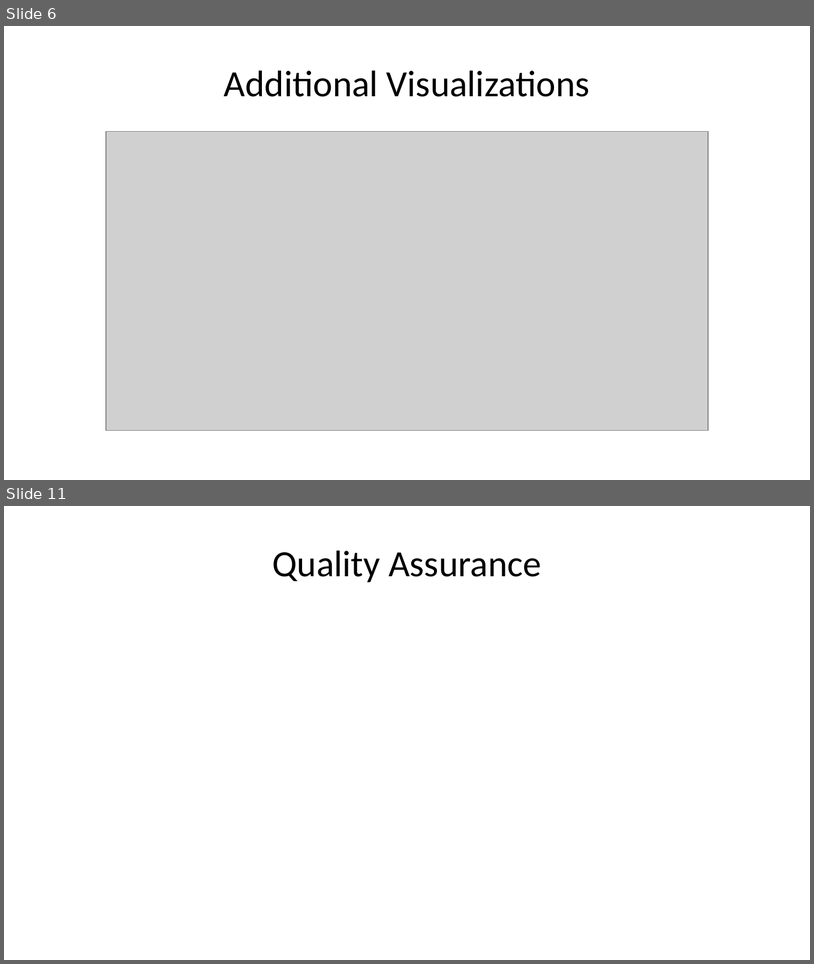
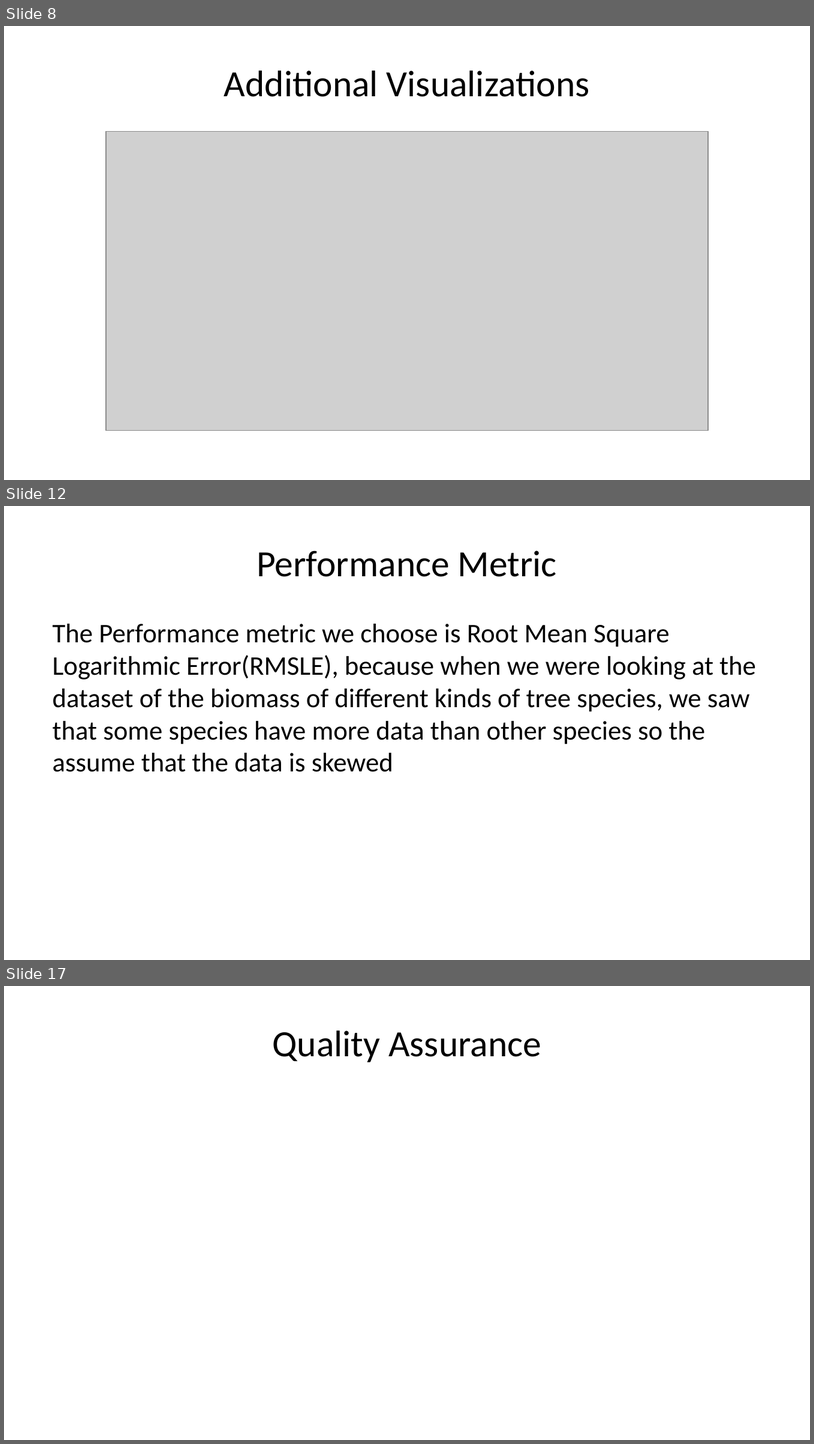
Before and after one commit to deancallahan25/Redwood-Analytics-Portfolio, a slide deck: Project-3/presentation.pptx. Shown one above the other, each under a label of ours: slides 6 and 11 before the commit, slides 8, 12 and 17 after it; the slides between them are not shown. The pictures are 814x964 and 814x1444 pixels, drawn with LibreOffice and Linux fonts; fonts in the diff are those of the drawing; grey boxes stand for pictures. Boxes give left, top, right and bottom in pixels: in the first picture for what was removed or moved away, otherwise in the second. Text is boxed around its words. In the diff, an @@ line names an element or a change of style, - is before the commit and + after.

```diff
--- a/Project-3/presentation.pptx
+++ b/Project-3/presentation.pptx
@@ slide 12 added at <box>4,506,810,960</box>, background #FFFFFF @@
@@ title added at <box>257,550,557,577</box>, 33 pt, text #000000 @@
+Performance Metric
@@ text added at <box>53,624,756,772</box>, 24 pt, text #000000 @@
+The Performance metric we choose is Root Mean Square Logarithmic Error(RMSLE), because when we were looking at the dataset of the biomass of different kinds of tree species, we saw that some species have more data than other species so the assume that the data is skewed
@@ what was slide 6 is now slide 8 @@
@@ what was slide 11 is now slide 17 @@
```
Also in this commit, not shown: 2 slides changed, 10 other slides added, 5 slides removed, 2 other files.
